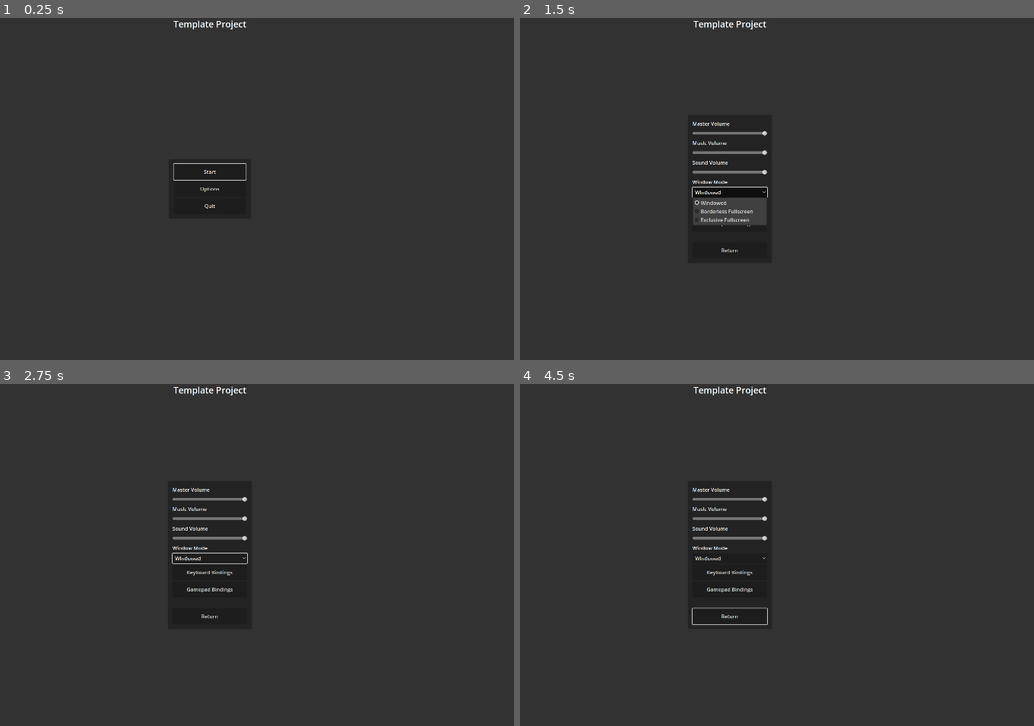
Above: before the commit, frames 1-4 (two rows, left to right).
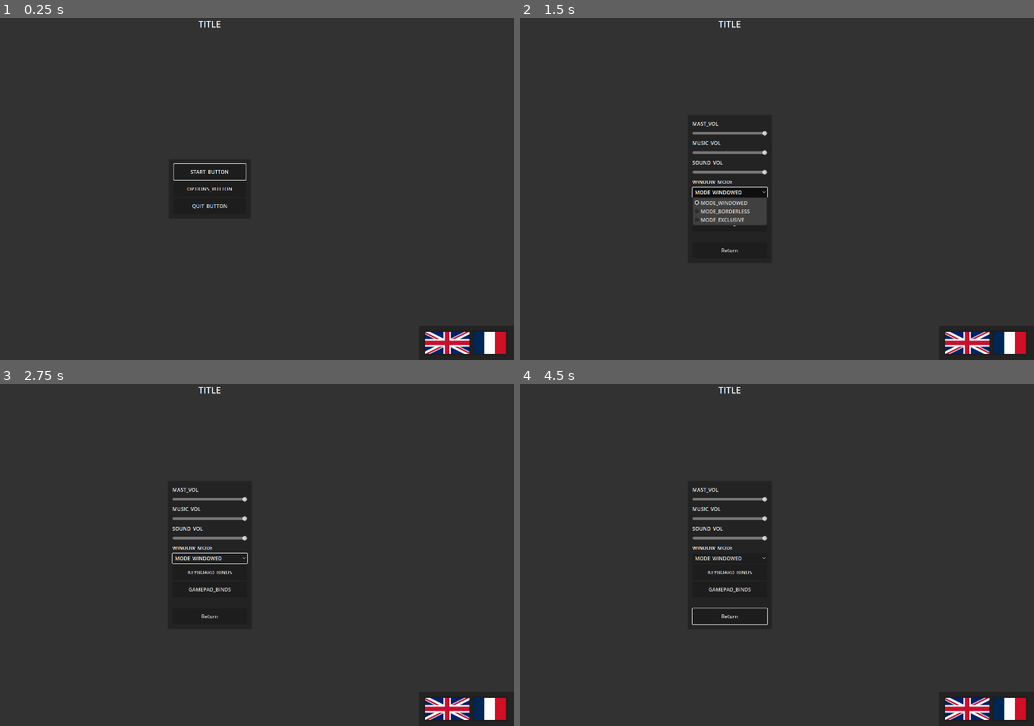
Above: after the commit, the same moments.

Repository: Kidcredible300/template-project
Game: Godot game, scene res://scenes/menu/main_menu.tscn
The game is run twice, just before and just after one commit, with the same random seed, the same clock (stepped at 60 frames per second) and the same inputs.
Inputs:
- Up to frame 1 (0.25 s): no input
- Up to frame 2 (1.5 s): click "Options" (after the commit: "OPTIONS_BUTTON") at 0.5 s; click "Windowed" (after the commit: "MODE_WINDOWED") at 1.25 s
- Up to frame 3 (2.75 s): click "Keyboard Bindings" (after the commit: "KEYBOARD_BINDS") at 2 s
- Up to frame 4 (4.5 s): click "Gamepad Bindings" (after the commit: "GAMEPAD_BINDS") at 2.75 s; click "Reset to Default" at 3.5 s; click "Return" at 4.25 s

The runs differ from the first frame. In frame 1, 1.3% of the frame differs, in the area x 33-99%, y 0-99%; in frame 2, 1.7%; in frame 3, 1.6%; in frame 4, 1.6%.

Commit message:
Began work on adding translation support

Diff:
--- /dev/null
+++ b/miscellaneous/localization/translations/menu_translations.csv
@@ -0,0 +1,16 @@
+key,en,fr
+TITLE,Template Project,Le Projet de Modèle
+START_BUTTON,Start,Commencer
+OPTIONS_BUTTON,Options,Réglages
+QUIT_BUTTON,Quit,Quitter
+MAST_VOL,Master Volume,Volume Principal
+MUSIC_VOL,Music Volume,Volume de Musique
+SOUND_VOL,Sound Volume,Volume des Bruits
+WINDOW_MODE,Window Mode,Mode de Fenêtre
+MODE_WINDOWED,Windowed,Fenêtre Flottant
+MODE_BORDERLESS,Borderless Fullscreen,Tout l’Écran (Sans Frontières)
+MODE_EXCLUSIVE,Exclusive Fullscreen,Tout l’Écran (Exclusif)
+KEYBOARD_BINDS,Keyboard Bindings,Des Contrôles du Clavier
+GAMEPAD_BINDS,Gamepad Bindings,Des Contrôles de la Manette
+GO_BACK_BUTTON,Return,Rentrer
+RESET_BUTTON,Reset to Default,Remettre aux Valeurs par Défaut
--- a/project.godot
+++ b/project.godot
@@ -100,3 +100,7 @@
 "events": [Object(InputEventJoypadMotion,"resource_local_to_scene":false,"resource_name":"","device":-1,"axis":2,"axis_value":1.0,"script":null)
 ]
 }
+
+[internationalization]
+
+locale/translations=PackedStringArray("res://miscellaneous/localization/menu_translations.en.translation", "res://miscellaneous/localization/menu_translations.fr.translation")
--- a/scenes/menu/main_menu.tscn
+++ b/scenes/menu/main_menu.tscn
@@ -8,6 +8,8 @@
 [ext_resource type="Script" uid="uid://jt4vd5nu2fgj" path="res://scripts/menu/settings/volume_bar.gd" id="6_isoef"]
 [ext_resource type="Script" uid="uid://c1da0c2oukwk8" path="res://scripts/menu/settings/fullscreen.gd" id="7_qgo02"]
 [ext_resource type="Script" uid="uid://buiuhfgubvqiu" path="res://scripts/menu/settings/input_settings.gd" id="8_vovv2"]
+[ext_resource type="Texture2D" uid="uid://cc62tkjjkrsyh" path="res://miscellaneous/localization/flags/union_jack.webp" id="9_1k4da"]
+[ext_resource type="Texture2D" uid="uid://cgvxfkyh8tlqj" path="res://miscellaneous/localization/flags/french_flag.webp" id="10_bbqo6"]
 
 [node name="Main Menu" type="Control"]
 layout_mode = 3
@@ -26,6 +28,7 @@
 grow_horizontal = 2
 grow_vertical = 2
 color = Color(0.195877, 0.195877, 0.195877, 1)
+metadata/_edit_use_anchors_ = true
 
 [node name="Title" type="CanvasLayer" parent="."]
 
@@ -39,8 +42,9 @@
 grow_horizontal = 2
 theme = ExtResource("1_xn6kt")
 theme_type_variation = &"HeaderLarge"
-text = "Template Project"
+text = "TITLE"
 horizontal_alignment = 1
+metadata/_edit_use_anchors_ = true
 
 [node name="UI" type="CanvasLayer" parent="."]
 
@@ -57,6 +61,7 @@
 grow_horizontal = 2
 grow_vertical = 2
 theme = ExtResource("1_xn6kt")
+metadata/_edit_use_anchors_ = true
 
 [node name="MarginContainer" type="MarginContainer" parent="UI/Normal"]
 layout_mode = 2
@@ -74,7 +79,7 @@
 focus_neighbor_bottom = NodePath("../Options Button")
 focus_next = NodePath("../Options Button")
 theme = ExtResource("1_xn6kt")
-text = "Start"
+text = "START_BUTTON"
 script = ExtResource("2_xn6kt")
 
 [node name="Options Button" type="Button" parent="UI/Normal/MarginContainer/Normal Buttons" node_paths=PackedStringArray("to_hide", "to_show")]
@@ -85,7 +90,7 @@
 focus_next = NodePath("../Quit Button")
 focus_previous = NodePath("../Start Button")
 theme = ExtResource("1_xn6kt")
-text = "Options"
+text = "OPTIONS_BUTTON"
 script = ExtResource("3_isoef")
 to_hide = NodePath("../../..")
 to_show = NodePath("../../../../Options")
@@ -96,7 +101,7 @@
 focus_neighbor_top = NodePath("../Options Button")
 focus_previous = NodePath("../Options Button")
 theme = ExtResource("1_xn6kt")
-text = "Quit"
+text = "QUIT_BUTTON"
 script = ExtResource("4_qgo02")
 
 [node name="Options" type="PanelContainer" parent="UI"]
@@ -128,7 +133,7 @@
 layout_mode = 2
 size_flags_vertical = 6
 theme = ExtResource("1_xn6kt")
-text = "Master Volume"
+text = "MAST_VOL"
 
 [node name="Master Volume" type="HSlider" parent="UI/Options/MarginContainer/Options Buttons"]
 layout_mode = 2
@@ -144,7 +149,7 @@
 layout_mode = 2
 size_flags_vertical = 6
 theme = ExtResource("1_xn6kt")
-text = "Music Volume"
+text = "MUSIC_VOL"
 
 [node name="Music Volume" type="HSlider" parent="UI/Options/MarginContainer/Options Buttons"]
 layout_mode = 2
@@ -162,7 +167,7 @@
 layout_mode = 2
 size_flags_vertical = 6
 theme = ExtResource("1_xn6kt")
-text = "Sound Volume"
+text = "SOUND_VOL"
 
 [node name="Sound Volume" type="HSlider" parent="UI/Options/MarginContainer/Options Buttons"]
 layout_mode = 2
@@ -180,7 +185,7 @@
 layout_mode = 2
 size_flags_vertical = 6
 theme = ExtResource("1_xn6kt")
-text = "Window Mode"
+text = "WINDOW_MODE"
 
 [node name="Fullscreen" type="OptionButton" parent="UI/Options/MarginContainer/Options Buttons"]
 layout_mode = 2
@@ -190,11 +195,11 @@
 theme = ExtResource("1_xn6kt")
 selected = 0
 item_count = 3
-popup/item_0/text = "Windowed"
+popup/item_0/text = "MODE_WINDOWED"
 popup/item_0/id = 0
-popup/item_1/text = "Borderless Fullscreen"
+popup/item_1/text = "MODE_BORDERLESS"
 popup/item_1/id = 1
-popup/item_2/text = "Exclusive Fullscreen"
+popup/item_2/text = "MODE_EXCLUSIVE"
 popup/item_2/id = 2
 script = ExtResource("7_qgo02")
 
@@ -203,7 +208,7 @@
 layout_mode = 2
 size_flags_vertical = 6
 theme = ExtResource("1_xn6kt")
-text = "Keyboard Bindings"
+text = "KEYBOARD_BINDS"
 script = ExtResource("3_isoef")
 to_hide = NodePath("../../..")
 to_show = NodePath("../../../../Keyboard Controls")
@@ -213,7 +218,7 @@
 layout_mode = 2
 size_flags_vertical = 6
 theme = ExtResource("1_xn6kt")
-text = "Gamepad Bindings"
+text = "GAMEPAD_BINDS"
 script = ExtResource("3_isoef")
 to_hide = NodePath("../../..")
 to_show = NodePath("../../../../Gamepad Controls")
@@ -275,7 +280,7 @@
 size_flags_horizontal = 4
 size_flags_vertical = 4
 theme = ExtResource("1_xn6kt")
-text = "Reset to Default"
+text = "RESET_BUTTON"
 
 [node name="Return Button2" type="Button" parent="UI/Keyboard Controls/MarginContainer/VBoxContainer" node_paths=PackedStringArray("to_hide", "to_show")]
 custom_minimum_size = Vector2(200, 50)
@@ -283,7 +288,7 @@
 size_flags_horizontal = 4
 size_flags_vertical = 4
 theme = ExtResource("1_xn6kt")
-text = "Return"
+text = "GO_BACK_BUTTON"
 script = ExtResource("3_isoef")
 to_hide = NodePath("../../..")
 to_show = NodePath("../../../../Options")
@@ -343,6 +348,34 @@
 script = ExtResource("3_isoef")
 to_hide = NodePath("../../..")
 to_show = NodePath("../../../../Options")
+
+[node name="PanelContainer" type="PanelContainer" parent="UI"]
+anchors_preset = 3
+anchor_left = 1.0
+anchor_top = 1.0
+anchor_right = 1.0
+anchor_bottom = 1.0
+offset_left = -300.0
+offset_top = -100.0
+grow_horizontal = 0
+grow_vertical = 0
+theme = ExtResource("1_xn6kt")
+
+[node name="MarginContainer" type="MarginContainer" parent="UI/PanelContainer"]
+layout_mode = 2
+theme = ExtResource("1_xn6kt")
+
+[node name="HBoxContainer" type="HBoxContainer" parent="UI/PanelContainer/MarginContainer"]
+layout_mode = 2
+theme = ExtResource("1_xn6kt")
+
+[node name="English" type="Button" parent="UI/PanelContainer/MarginContainer/HBoxContainer"]
+layout_mode = 2
+icon = ExtResource("9_1k4da")
+
+[node name="French" type="Button" parent="UI/PanelContainer/MarginContainer/HBoxContainer"]
+layout_mode = 2
+icon = ExtResource("10_bbqo6")
 
 [connection signal="visibility_changed" from="UI/Normal/MarginContainer/Normal Buttons" to="UI/Normal/MarginContainer/Normal Buttons" method="_on_visibility_changed"]
 [connection signal="pressed" from="UI/Normal/MarginContainer/Normal Buttons/Start Button" to="UI/Normal/MarginContainer/Normal Buttons/Start Button" method="_on_pressed"]
--- a/scripts/autoload/game_manager.gd
+++ b/scripts/autoload/game_manager.gd
@@ -7,9 +7,9 @@
 var scene : int = 0
 var scene_list : Array[PackedScene] = [preload("res://scenes/menu/main_menu.tscn")]
 
-@onready var pause_menu : PackedScene = preload("res://scenes/menu/pause_menu.tscn")
+var pause_menu : PackedScene = preload("res://scenes/menu/pause_menu.tscn")
 
-
+# Pausing Stuff
 func pause() -> void:
 	get_tree().paused = true
 	get_tree().current_scene.add_child(pause_menu.instantiate())
@@ -18,7 +18,7 @@
 	get_tree().paused = false
 	get_tree().current_scene.remove_child(get_tree().current_scene.find_child("Pause Menu"))
 
-
+# Scene Stuff
 func load_scene(new_scene : int = scene+1) -> void:
 	get_tree().paused = false
 	get_tree().change_scene_to_packed(scene_list[new_scene])
@@ -27,7 +27,7 @@
 func get_scene() -> int:
 	return scene
 
-
+# Game State Stuff
 func set_game_state(new_state : String) -> void:
 	game_state = new_state
 
Binary file added: miscellaneous/localization/flags/french_flag.webp
Not shown, added: miscellaneous/localization/flags/french_flag.webp.import
Binary file added: miscellaneous/localization/flags/union_jack.webp
Not shown, added: miscellaneous/localization/flags/union_jack.webp.import
Not shown, added: miscellaneous/localization/translations/menu_translations.csv.import
Binary file added: miscellaneous/localization/translations/menu_translations.en.translation
Binary file added: miscellaneous/localization/translations/menu_translations.fr.translation
Not shown: 1 places in scenes/menu/main_menu.tscn that only renumber resources
Not shown, added: miscellaneous/localization/.~lock.menu_translations.csv#
